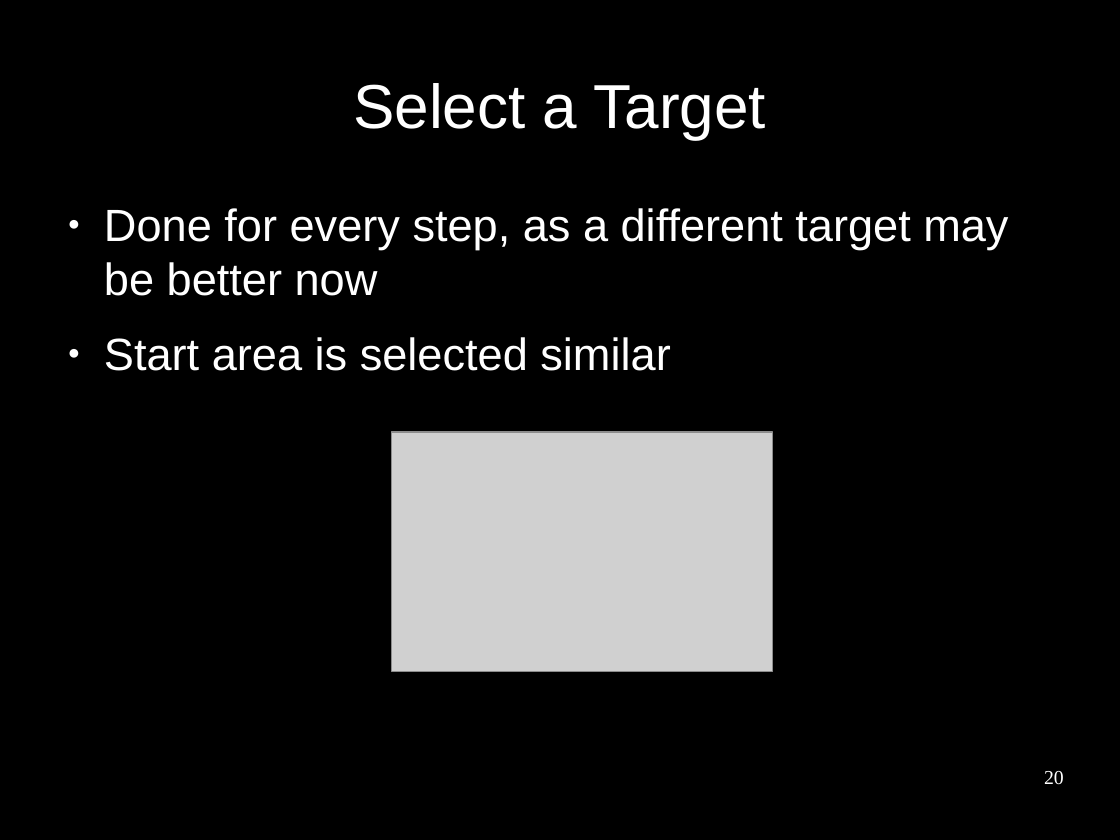
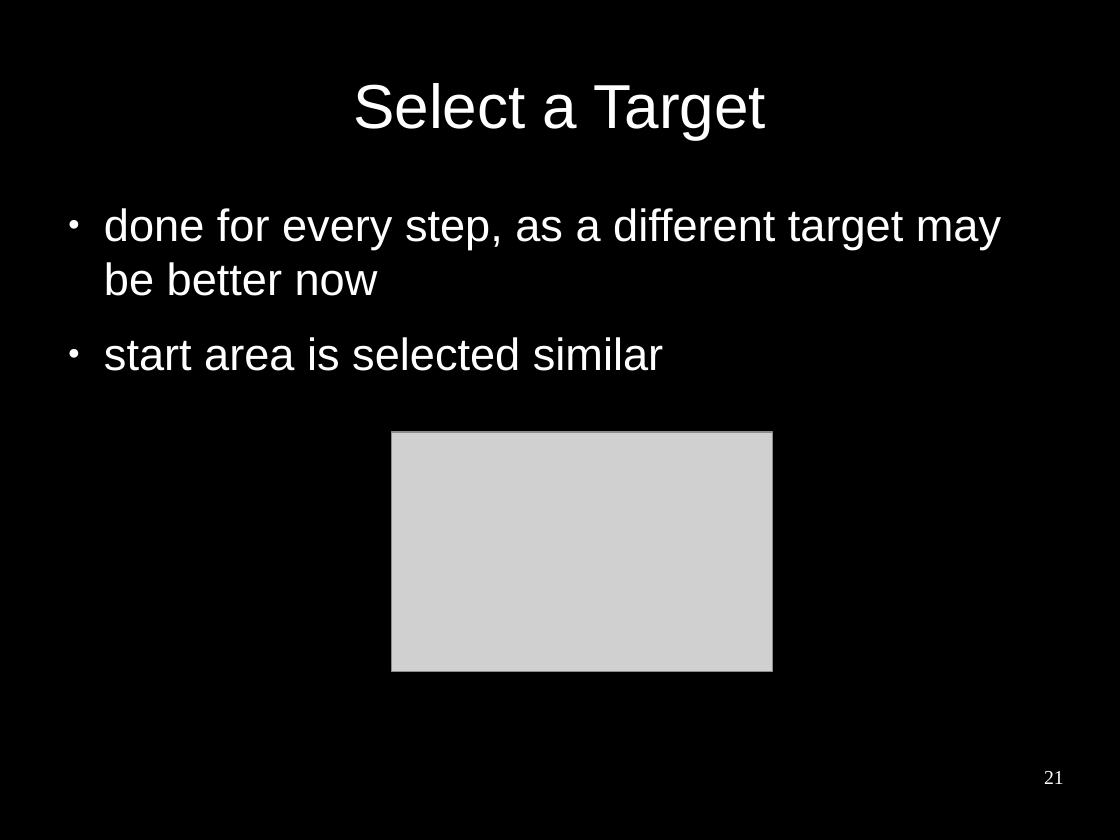
Before and after one commit to benediktibk/bachelorthesis, a slide deck: slide 21 of presentation.odp (slide 20 before the commit). Drawn at 1120x840 pixels with LibreOffice and Linux fonts; fonts in the diff are those of the drawing; grey boxes stand for pictures; background and template pictures are left out. Boxes give left, top, right and bottom in pixels: in the first picture for what was removed or moved away, otherwise in the second. Text is boxed around its words. In the diff, an @@ line names an element or a change of style, - is before the commit and + after.

```diff
--- a/presentation.odp
+++ b/presentation.odp
@@ text at (104, 208, 1001, 371): text changed @@
-● Done for every step, as a different target may be better now
-● Start area is selected similar
+● done for every step, as a different target may be better now
+● start area is selected similar
@@ page number at (1044, 771, 1064, 784): text changed @@
-20
+21
```
Also in this commit, not shown: 21 other slides changed, 2 slides added.
